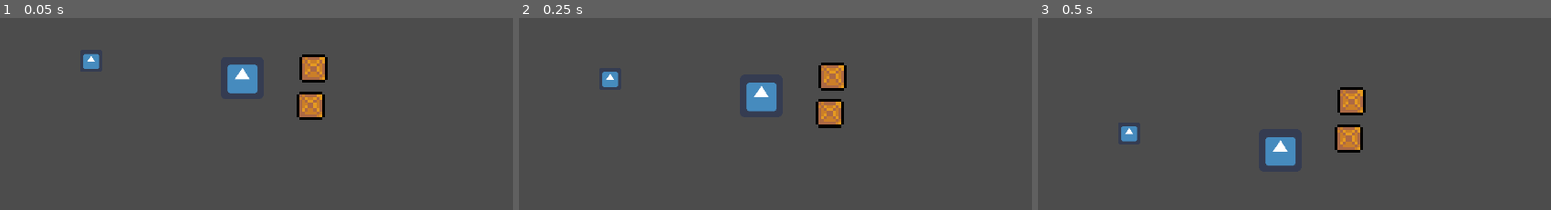
Above: before the commit, frames 1-3 (left to right).
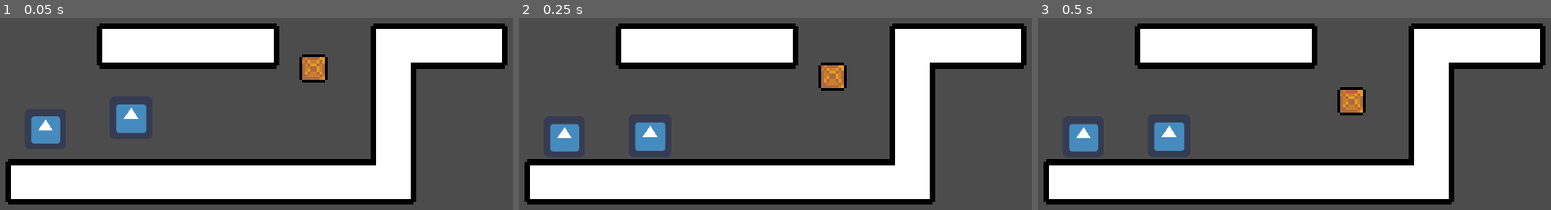
Above: after the commit, the same moments.

Repository: Cuber01/saturday-night-special
Game: Godot game, scene res://scenes/Main.tscn
Same seed, same stepped clock (60 frames per second), same inputs: the game is played once before the commit and once after it. The engine's default icon, where the game draws it, is replaced by a stand-in: a white triangle on a blue panel in a dark square.
Inputs:
- Up to frame 1 (0.05 s): no input
- Up to frame 2 (0.25 s): no input
- Up to frame 3 (0.5 s): no input

The runs differ from the first frame. In frame 1, 41% of the frame differs, in the area x 1-99%, y 2-98%; in frame 2, 41%; in frame 3, 41%.

Commit message:
Add a tileset

Diff:
--- a/scenes/Main.tscn
+++ b/scenes/Main.tscn
@@ -1,35 +1,338 @@
-[gd_scene load_steps=5 format=2]
+[gd_scene load_steps=18 format=2]
 
 [ext_resource path="res://scenes/Player.tscn" type="PackedScene" id=1]
 [ext_resource path="res://scenes/Crate.tscn" type="PackedScene" id=2]
-
-[sub_resource type="CanvasItemMaterial" id=1]
-
-[sub_resource type="RectangleShape2D" id=2]
-extents = Vector2( 11.303, 95.6979 )
+[ext_resource path="res://assets/img/basic-tileset.png" type="Texture" id=3]
+
+[sub_resource type="ConvexPolygonShape2D" id=4]
+points = PoolVector2Array( 16, 16, 0, 16, 0, 0, 16, 0 )
+
+[sub_resource type="ConvexPolygonShape2D" id=5]
+points = PoolVector2Array( 16, 16, 0, 16, 0, 0, 16, 0 )
+
+[sub_resource type="ConvexPolygonShape2D" id=6]
+points = PoolVector2Array( 16, 16, 0, 16, 0, 0, 16, 0 )
+
+[sub_resource type="ConvexPolygonShape2D" id=7]
+points = PoolVector2Array( 16, 16, 0, 16, 0, 0, 16, 0 )
+
+[sub_resource type="ConvexPolygonShape2D" id=8]
+points = PoolVector2Array( 16, 16, 0, 16, 0, 0, 16, 0 )
+
+[sub_resource type="ConvexPolygonShape2D" id=9]
+points = PoolVector2Array( 16, 16, 0, 16, 0, 0, 16, 0 )
+
+[sub_resource type="ConvexPolygonShape2D" id=10]
+points = PoolVector2Array( 16, 16, 0, 16, 0, 0, 16, 0 )
+
+[sub_resource type="ConvexPolygonShape2D" id=11]
+points = PoolVector2Array( 16, 16, 0, 16, 0, 0, 16, 0 )
+
+[sub_resource type="ConvexPolygonShape2D" id=12]
+points = PoolVector2Array( 16, 16, 0, 16, 0, 0, 16, 0 )
+
+[sub_resource type="ConvexPolygonShape2D" id=13]
+points = PoolVector2Array( 16, 16, 0, 16, 0, 0, 16, 0 )
+
+[sub_resource type="ConvexPolygonShape2D" id=14]
+points = PoolVector2Array( 16, 16, 0, 16, 0, 0, 16, 0 )
+
+[sub_resource type="ConvexPolygonShape2D" id=15]
+points = PoolVector2Array( 16, 16, 0, 16, 0, 0, 16, 0 )
+
+[sub_resource type="ConvexPolygonShape2D" id=16]
+points = PoolVector2Array( 16, 16, 0, 16, 0, 0, 16, 0 )
+
+[sub_resource type="TileSet" id=3]
+0/name = "basic-tileset.png 0"
+0/texture = ExtResource( 3 )
+0/tex_offset = Vector2( 0, 0 )
+0/modulate = Color( 1, 1, 1, 1 )
+0/region = Rect2( 32, 48, 16, 16 )
+0/tile_mode = 0
+0/occluder_offset = Vector2( 0, 0 )
+0/navigation_offset = Vector2( 0, 0 )
+0/shape_offset = Vector2( 0, 0 )
+0/shape_transform = Transform2D( 1, 0, 0, 1, 0, 0 )
+0/shape = SubResource( 4 )
+0/shape_one_way = false
+0/shape_one_way_margin = 1.0
+0/shapes = [ {
+"autotile_coord": Vector2( 0, 0 ),
+"one_way": false,
+"one_way_margin": 1.0,
+"shape": SubResource( 4 ),
+"shape_transform": Transform2D( 1, 0, 0, 1, 0, 0 )
+} ]
+0/z_index = 0
+1/name = "basic-tileset.png 1"
+1/texture = ExtResource( 3 )
+1/tex_offset = Vector2( 0, 0 )
+1/modulate = Color( 1, 1, 1, 1 )
+1/region = Rect2( 48, 0, 16, 16 )
+1/tile_mode = 0
+1/occluder_offset = Vector2( 0, 0 )
+1/navigation_offset = Vector2( 0, 0 )
+1/shape_offset = Vector2( 0, 0 )
+1/shape_transform = Transform2D( 1, 0, 0, 1, 0, 0 )
+1/shape = SubResource( 5 )
+1/shape_one_way = false
+1/shape_one_way_margin = 1.0
+1/shapes = [ {
+"autotile_coord": Vector2( 0, 0 ),
+"one_way": false,
+"one_way_margin": 1.0,
+"shape": SubResource( 5 ),
+"shape_transform": Transform2D( 1, 0, 0, 1, 0, 0 )
+} ]
+1/z_index = 0
+2/name = "basic-tileset.png 2"
+2/texture = ExtResource( 3 )
+2/tex_offset = Vector2( 0, 0 )
+2/modulate = Color( 1, 1, 1, 1 )
+2/region = Rect2( 48, 16, 16, 16 )
+2/tile_mode = 0
+2/occluder_offset = Vector2( 0, 0 )
+2/navigation_offset = Vector2( 0, 0 )
+2/shape_offset = Vector2( 0, 0 )
+2/shape_transform = Transform2D( 1, 0, 0, 1, 0, 0 )
+2/shape = SubResource( 9 )
+2/shape_one_way = false
+2/shape_one_way_margin = 1.0
+2/shapes = [ {
+"autotile_coord": Vector2( 0, 0 ),
+"one_way": false,
+"one_way_margin": 1.0,
+"shape": SubResource( 9 ),
+"shape_transform": Transform2D( 1, 0, 0, 1, 0, 0 )
+} ]
+2/z_index = 0
+3/name = "basic-tileset.png 3"
+3/texture = ExtResource( 3 )
+3/tex_offset = Vector2( 0, 0 )
+3/modulate = Color( 1, 1, 1, 1 )
+3/region = Rect2( 48, 32, 16, 16 )
+3/tile_mode = 0
+3/occluder_offset = Vector2( 0, 0 )
+3/navigation_offset = Vector2( 0, 0 )
+3/shape_offset = Vector2( 0, 0 )
+3/shape_transform = Transform2D( 1, 0, 0, 1, 0, 0 )
+3/shape = SubResource( 10 )
+3/shape_one_way = false
+3/shape_one_way_margin = 1.0
+3/shapes = [ {
+"autotile_coord": Vector2( 0, 0 ),
+"one_way": false,
+"one_way_margin": 1.0,
+"shape": SubResource( 10 ),
+"shape_transform": Transform2D( 1, 0, 0, 1, 0, 0 )
+} ]
+3/z_index = 0
+4/name = "basic-tileset.png 4"
+4/texture = ExtResource( 3 )
+4/tex_offset = Vector2( 0, 0 )
+4/modulate = Color( 1, 1, 1, 1 )
+4/region = Rect2( 48, 48, 16, 16 )
+4/tile_mode = 0
+4/occluder_offset = Vector2( 0, 0 )
+4/navigation_offset = Vector2( 0, 0 )
+4/shape_offset = Vector2( 0, 0 )
+4/shape_transform = Transform2D( 1, 0, 0, 1, 0, 0 )
+4/shape = SubResource( 11 )
+4/shape_one_way = false
+4/shape_one_way_margin = 1.0
+4/shapes = [ {
+"autotile_coord": Vector2( 0, 0 ),
+"one_way": false,
+"one_way_margin": 1.0,
+"shape": SubResource( 11 ),
+"shape_transform": Transform2D( 1, 0, 0, 1, 0, 0 )
+} ]
+4/z_index = 0
+5/name = "basic-tileset.png 5"
+5/texture = ExtResource( 3 )
+5/tex_offset = Vector2( 0, 0 )
+5/modulate = Color( 1, 1, 1, 1 )
+5/region = Rect2( 32, 0, 16, 16 )
+5/tile_mode = 0
+5/occluder_offset = Vector2( 0, 0 )
+5/navigation_offset = Vector2( 0, 0 )
+5/shape_offset = Vector2( 0, 0 )
+5/shape_transform = Transform2D( 1, 0, 0, 1, 0, 0 )
+5/shape = SubResource( 12 )
+5/shape_one_way = false
+5/shape_one_way_margin = 1.0
+5/shapes = [ {
+"autotile_coord": Vector2( 0, 0 ),
+"one_way": false,
+"one_way_margin": 1.0,
+"shape": SubResource( 12 ),
+"shape_transform": Transform2D( 1, 0, 0, 1, 0, 0 )
+} ]
+5/z_index = 0
+6/name = "basic-tileset.png 6"
+6/texture = ExtResource( 3 )
+6/tex_offset = Vector2( 0, 0 )
+6/modulate = Color( 1, 1, 1, 1 )
+6/region = Rect2( 16, 0, 16, 16 )
+6/tile_mode = 0
+6/occluder_offset = Vector2( 0, 0 )
+6/navigation_offset = Vector2( 0, 0 )
+6/shape_offset = Vector2( 0, 0 )
+6/shape_transform = Transform2D( 1, 0, 0, 1, 0, 0 )
+6/shape = SubResource( 13 )
+6/shape_one_way = false
+6/shape_one_way_margin = 1.0
+6/shapes = [ {
+"autotile_coord": Vector2( 0, 0 ),
+"one_way": false,
+"one_way_margin": 1.0,
+"shape": SubResource( 13 ),
+"shape_transform": Transform2D( 1, 0, 0, 1, 0, 0 )
+} ]
+6/z_index = 0
+7/name = "basic-tileset.png 7"
+7/texture = ExtResource( 3 )
+7/tex_offset = Vector2( 0, 0 )
+7/modulate = Color( 1, 1, 1, 1 )
+7/region = Rect2( 0, 0, 16, 16 )
+7/tile_mode = 0
+7/occluder_offset = Vector2( 0, 0 )
+7/navigation_offset = Vector2( 0, 0 )
+7/shape_offset = Vector2( 0, 0 )
+7/shape_transform = Transform2D( 1, 0, 0, 1, 0, 0 )
+7/shape = SubResource( 14 )
+7/shape_one_way = false
+7/shape_one_way_margin = 1.0
+7/shapes = [ {
+"autotile_coord": Vector2( 0, 0 ),
+"one_way": false,
+"one_way_margin": 1.0,
+"shape": SubResource( 14 ),
+"shape_transform": Transform2D( 1, 0, 0, 1, 0, 0 )
+} ]
+7/z_index = 0
+8/name = "basic-tileset.png 8"
+8/texture = ExtResource( 3 )
+8/tex_offset = Vector2( 0, 0 )
+8/modulate = Color( 1, 1, 1, 1 )
+8/region = Rect2( 0, 32, 16, 16 )
+8/tile_mode = 0
+8/occluder_offset = Vector2( 0, 0 )
+8/navigation_offset = Vector2( 0, 0 )
+8/shape_offset = Vector2( 0, 0 )
+8/shape_transform = Transform2D( 1, 0, 0, 1, 0, 0 )
+8/shape = SubResource( 15 )
+8/shape_one_way = false
+8/shape_one_way_margin = 1.0
+8/shapes = [ {
+"autotile_coord": Vector2( 0, 0 ),
+"one_way": false,
+"one_way_margin": 1.0,
+"shape": SubResource( 15 ),
+"shape_transform": Transform2D( 1, 0, 0, 1, 0, 0 )
+} ]
+8/z_index = 0
+9/name = "basic-tileset.png 9"
+9/texture = ExtResource( 3 )
+9/tex_offset = Vector2( 0, 0 )
+9/modulate = Color( 1, 1, 1, 1 )
+9/region = Rect2( 16, 32, 16, 16 )
+9/tile_mode = 0
+9/occluder_offset = Vector2( 0, 0 )
+9/navigation_offset = Vector2( 0, 0 )
+9/shape_offset = Vector2( 0, 0 )
+9/shape_transform = Transform2D( 1, 0, 0, 1, 0, 0 )
+9/shape = SubResource( 16 )
+9/shape_one_way = false
+9/shape_one_way_margin = 1.0
+9/shapes = [ {
+"autotile_coord": Vector2( 0, 0 ),
+"one_way": false,
+"one_way_margin": 1.0,
+"shape": SubResource( 16 ),
+"shape_transform": Transform2D( 1, 0, 0, 1, 0, 0 )
+} ]
+9/z_index = 0
+10/name = "basic-tileset.png 10"
+10/texture = ExtResource( 3 )
+10/tex_offset = Vector2( 0, 0 )
+10/modulate = Color( 1, 1, 1, 1 )
+10/region = Rect2( 16, 48, 16, 16 )
+10/tile_mode = 0
+10/occluder_offset = Vector2( 0, 0 )
+10/navigation_offset = Vector2( 0, 0 )
+10/shape_offset = Vector2( 0, 0 )
+10/shape_transform = Transform2D( 1, 0, 0, 1, 0, 0 )
+10/shape = SubResource( 6 )
+10/shape_one_way = false
+10/shape_one_way_margin = 1.0
+10/shapes = [ {
+"autotile_coord": Vector2( 0, 0 ),
+"one_way": false,
+"one_way_margin": 1.0,
+"shape": SubResource( 6 ),
+"shape_transform": Transform2D( 1, 0, 0, 1, 0, 0 )
+} ]
+10/z_index = 0
+11/name = "basic-tileset.png 11"
+11/texture = ExtResource( 3 )
+11/tex_offset = Vector2( 0, 0 )
+11/modulate = Color( 1, 1, 1, 1 )
+11/region = Rect2( 0, 48, 16, 16 )
+11/tile_mode = 0
+11/occluder_offset = Vector2( 0, 0 )
+11/navigation_offset = Vector2( 0, 0 )
+11/shape_offset = Vector2( 0, 0 )
+11/shape_transform = Transform2D( 1, 0, 0, 1, 0, 0 )
+11/shape = SubResource( 7 )
+11/shape_one_way = false
+11/shape_one_way_margin = 1.0
+11/shapes = [ {
+"autotile_coord": Vector2( 0, 0 ),
+"one_way": false,
+"one_way_margin": 1.0,
+"shape": SubResource( 7 ),
+"shape_transform": Transform2D( 1, 0, 0, 1, 0, 0 )
+} ]
+11/z_index = 0
+12/name = "basic-tileset.png 12"
+12/texture = ExtResource( 3 )
+12/tex_offset = Vector2( 0, 0 )
+12/modulate = Color( 1, 1, 1, 1 )
+12/region = Rect2( 0, 16, 16, 16 )
+12/tile_mode = 0
+12/occluder_offset = Vector2( 0, 0 )
+12/navigation_offset = Vector2( 0, 0 )
+12/shape_offset = Vector2( 0, 0 )
+12/shape_transform = Transform2D( 1, 0, 0, 1, 0, 0 )
+12/shape = SubResource( 8 )
+12/shape_one_way = false
+12/shape_one_way_margin = 1.0
+12/shapes = [ {
+"autotile_coord": Vector2( 0, 0 ),
+"one_way": false,
+"one_way_margin": 1.0,
+"shape": SubResource( 8 ),
+"shape_transform": Transform2D( 1, 0, 0, 1, 0, 0 )
+} ]
+12/z_index = 0
 
 [node name="Node2D" type="Node2D"]
+
+[node name="TileMap" type="TileMap" parent="."]
+tile_set = SubResource( 3 )
+cell_size = Vector2( 16, 16 )
+format = 1
+tile_data = PoolIntArray( 327683, 7, 0, 327684, 6, 0, 327685, 6, 0, 327686, 5, 0, 327689, 8, 0, 327690, 6, 0, 327691, 5, 0, 393225, 2, 0, 458761, 2, 0, 524289, 7, 0, 524290, 6, 0, 524291, 6, 0, 524292, 6, 0, 524293, 6, 0, 524294, 6, 0, 524295, 6, 0, 524296, 6, 0, 524297, 10, 0 )
 
 [node name="Box" parent="." instance=ExtResource( 2 )]
 position = Vector2( 124, 96 )
 
-[node name="Box2" parent="." instance=ExtResource( 2 )]
-position = Vector2( 123, 109 )
-
-[node name="StaticBody2D" type="StaticBody2D" parent="."]
-material = SubResource( 1 )
-position = Vector2( 76, 152 )
-rotation = 1.63926
-
-[node name="CollisionShape2D" type="CollisionShape2D" parent="StaticBody2D"]
-position = Vector2( -0.354218, -1.33337 )
-rotation = -0.0730092
-shape = SubResource( 2 )
-
 [node name="Player1" parent="." instance=ExtResource( 1 )]
-position = Vector2( 99, 99 )
+position = Vector2( 60, 113 )
 
 [node name="Player2" parent="." instance=ExtResource( 1 )]
-position = Vector2( 46, 93 )
-scale = Vector2( 0.122254, 0.122254 )
+position = Vector2( 30, 117 )
+scale = Vector2( 0.224141, 0.224141 )
 player_index = 2
--- a/scenes/Player.tscn
+++ b/scenes/Player.tscn
@@ -7,7 +7,7 @@
 extents = Vector2( 29.8667, 29.8667 )
 
 [sub_resource type="RectangleShape2D" id=2]
-extents = Vector2( 29.8667, 2.13334 )
+extents = Vector2( 8.53333, 2.13334 )
 
 [node name="Player" type="KinematicBody2D"]
 position = Vector2( 9.53674e-07, 9.53674e-07 )
--- a/src/Player.gd
+++ b/src/Player.gd
@@ -4,7 +4,7 @@
 
 # Movement Constants
 const speed: int = 100
-const jump_force: int = 100
+const jump_force: int = 150
 const gravity: int = 200
 
 # Movement vars
@@ -50,9 +50,7 @@
 	velocity = move_and_slide(velocity)
 
 func _on_IsOnFloor_body_entered(body) -> void:
-	if body is StaticBody2D:
 		is_in_air = false
 
 func _on_IsOnFloor_body_exited(body) -> void:
-	if body is StaticBody2D:
-		is_in_air = false
+		is_in_air = true
Binary file added: assets/img/basic-tileset.png
Not shown, added: assets/img/basic-tileset.png.import
Binary file added: assets/img/red-tileset.png
Not shown, added: assets/img/red-tileset.png.import
